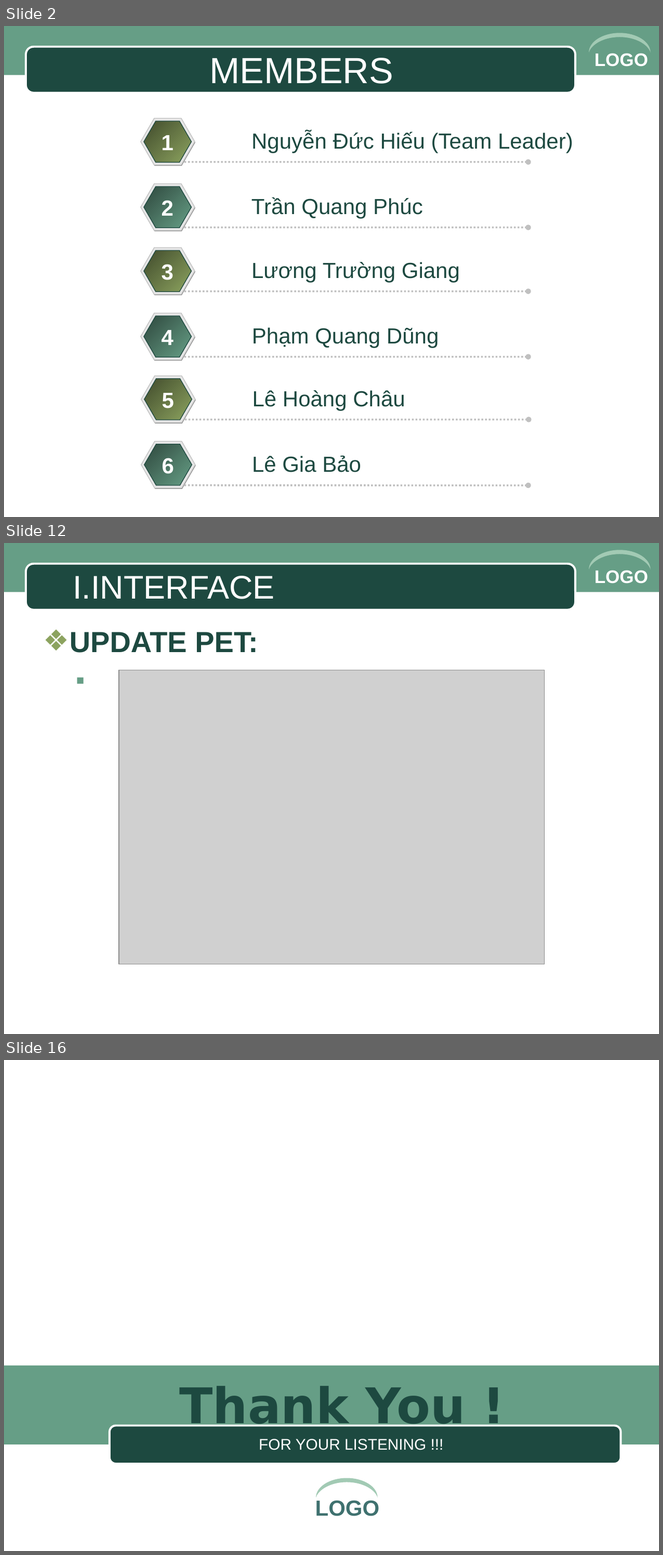
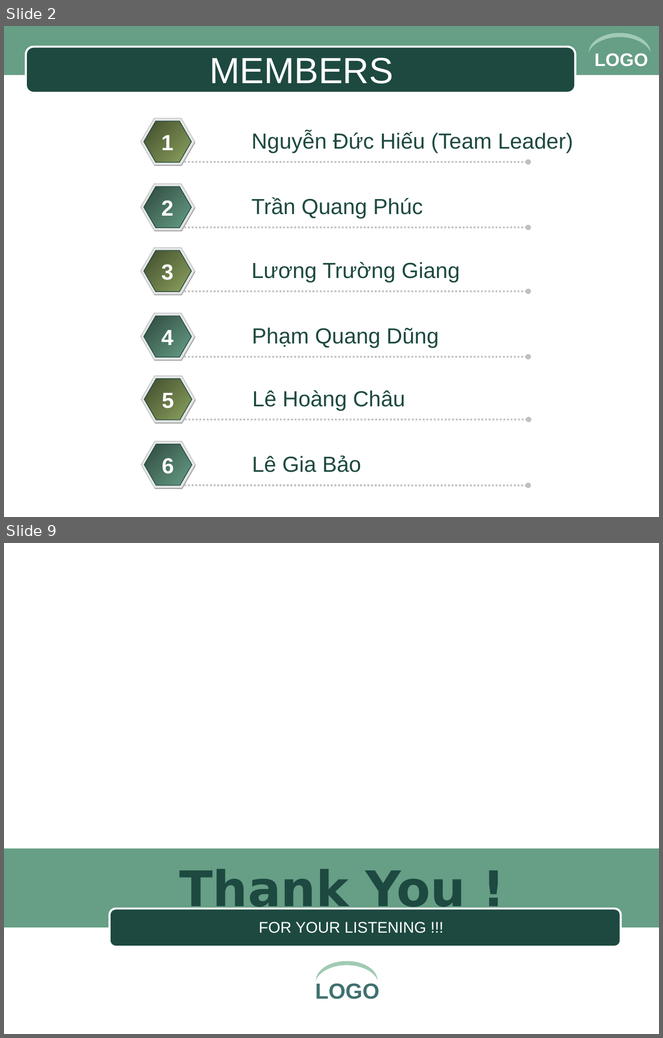
Before and after one commit to michelnguyen567/DoAn, a slide deck: baocao_slide/slide.ppt. Shown one above the other, each under a label of ours: slides 2, 12 and 16 before the commit, slides 2 and 9 after it; the slides between them are not shown. The pictures are 663x1555 and 663x1038 pixels, drawn with LibreOffice and Linux fonts; fonts in the diff are those of the drawing; grey boxes stand for pictures; background and template pictures are left out. Boxes give left, top, right and bottom in pixels: in the first picture for what was removed or moved away, otherwise in the second. Text is boxed around its words. In the diff, an @@ line names an element or a change of style, - is before the commit and + after.

```diff
--- a/baocao_slide/slide.ppt
+++ b/baocao_slide/slide.ppt
@@ slide 12 removed at (x1=4, y1=543, x2=659, y2=1034), background #FFFFFF; not listed: 4 template elements that a slide beside it also shows @@
@@ title removed at (x1=73, y1=576, x2=274, y2=599) @@
-I.INTERFACE
@@ text removed at (x1=70, y1=632, x2=258, y2=653) @@
-❖ UPDATE PET:
@@ picture removed at (x1=118, y1=670, x2=545, y2=964) @@
@@ what was slide 16 is now slide 9 @@
```
Also in this commit, not shown: 7 slides added, 13 other slides removed, 5 other files.
